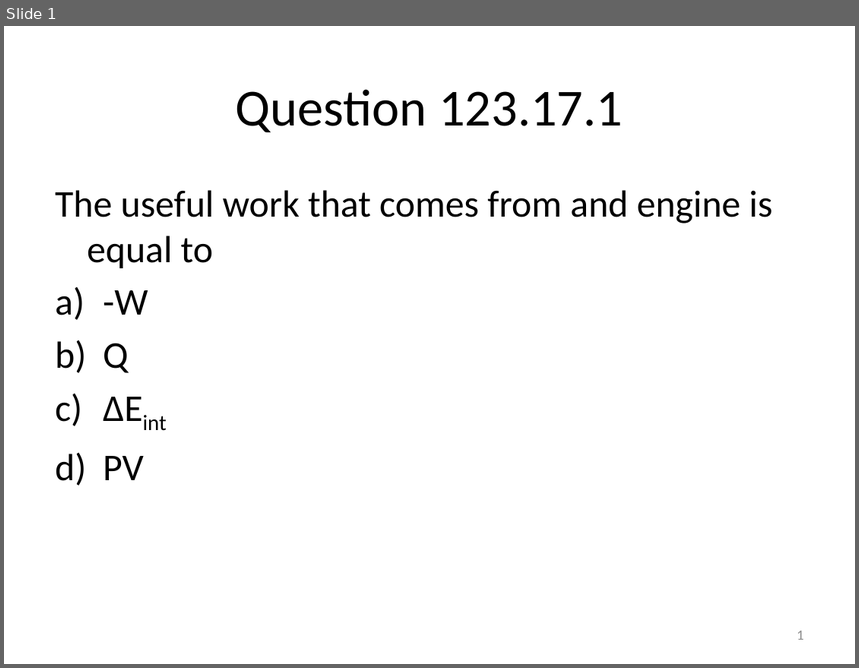
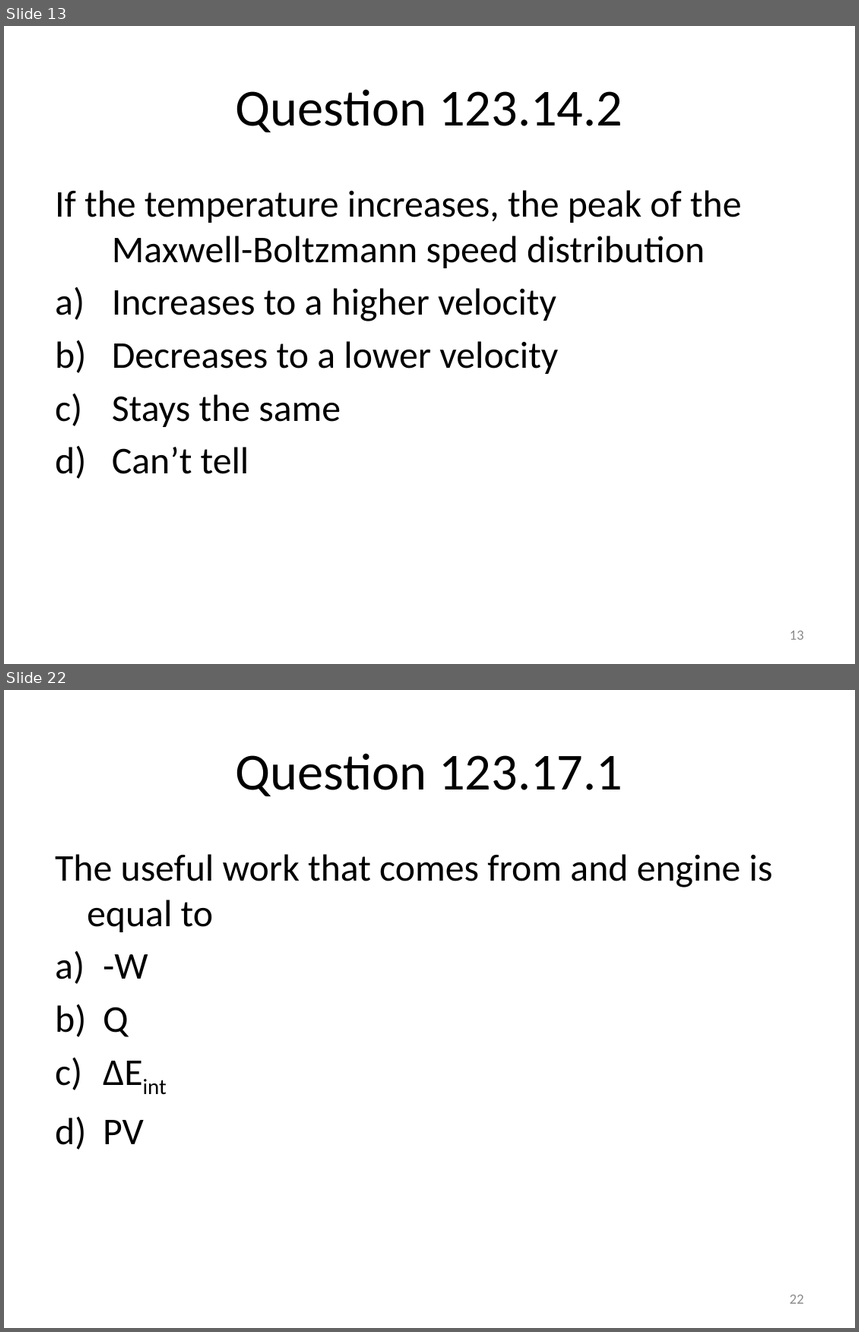
Before and after one commit to rtlines/Introductory-Physics-II, a slide deck: Lecture_Slides/PH 123 Lecture 33.pptx. Shown one above the other, each under a label of ours: slide 1 before the commit, slides 13 and 22 after it; the slides between them are not shown. The pictures are 859x668 and 859x1332 pixels, drawn with LibreOffice and Linux fonts; fonts in the diff are those of the drawing. Boxes give left, top, right and bottom in pixels: in the first picture for what was removed or moved away, otherwise in the second. Text is boxed around its words. In the diff, an @@ line names an element or a change of style, - is before the commit and + after.

```diff
--- a/Lecture_Slides/PH 123 Lecture 33.pptx
+++ b/Lecture_Slides/PH 123 Lecture 33.pptx
@@ slide 13 added at (4, 26, 855, 664), background #FFFFFF @@
@@ title added at (236, 89, 623, 132), 44 pt, text #000000 @@
+Question 123.14.2
@@ text added at (55, 190, 742, 474), 32 pt, text #000000 @@
+If the temperature increases, the peak of the Maxwell-Boltzmann speed distribution
+a) Increases to a higher velocity
+b) Decreases to a lower velocity
+c) Stays the same
+d) Can’t tell
@@ page number added at (790, 631, 804, 640), 12 pt, text #8C8C8C @@
+13
@@ what was slide 1 is now slide 22 @@
@@ page number at (790, 1295, 804, 1304): text changed @@
-1
+22
```
Also in this commit, not shown: 20 other slides added, 31 other files.
